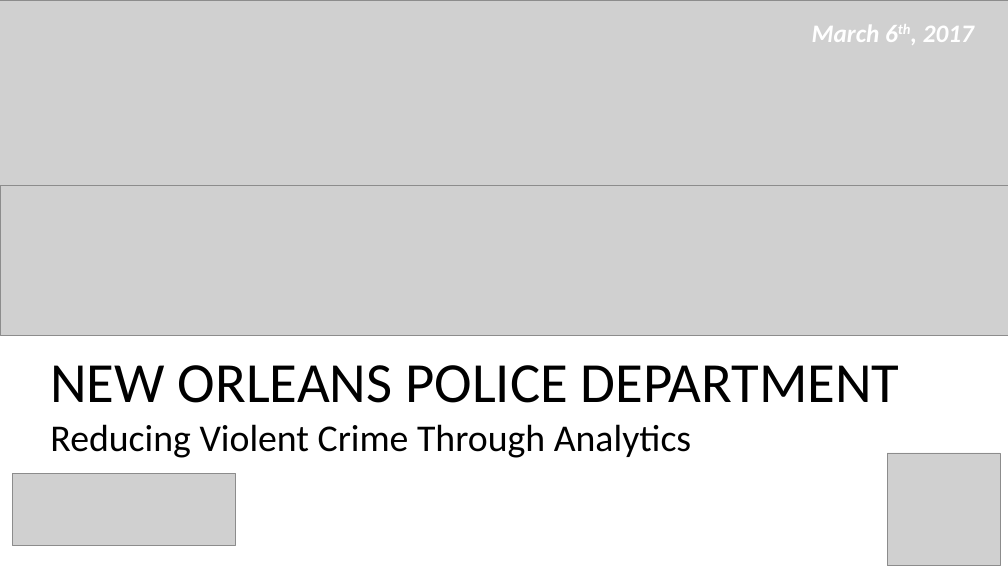
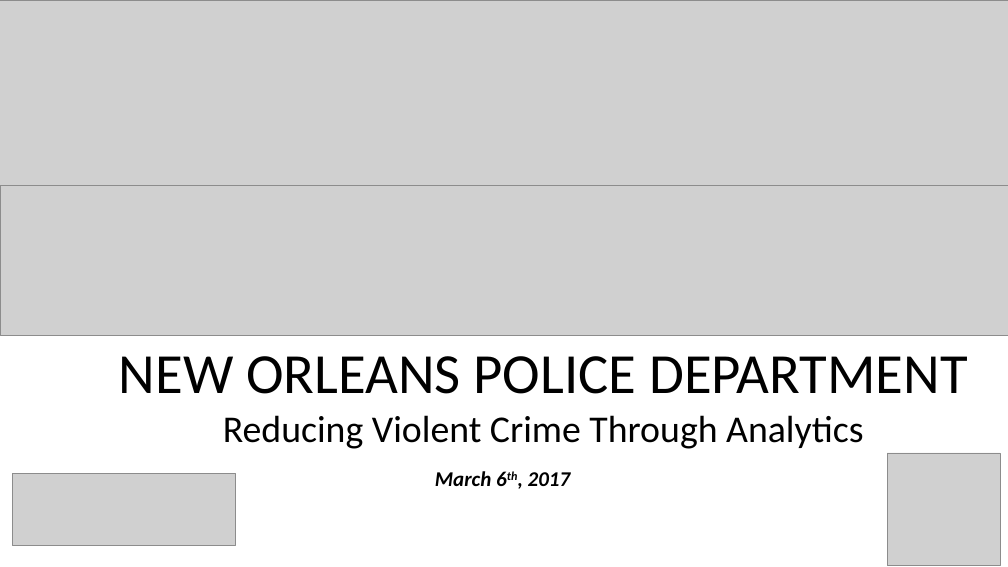
Before and after one commit to nikhilba/NOLA, a slide deck: slide 1 of Presentation/NOLA_Midterm_Presentation_v1.2.pptx. Drawn at 1008x567 pixels with LibreOffice and Linux fonts; fonts in the diff are those of the drawing; grey boxes stand for pictures. Boxes give left, top, right and bottom in pixels: in the first picture for what was removed or moved away, otherwise in the second. Text is boxed around its words. In the diff, an @@ line names an element or a change of style, - is before the commit and + after.

```diff
--- a/Presentation/NOLA_Midterm_Presentation_v1.2.pptx
+++ b/Presentation/NOLA_Midterm_Presentation_v1.2.pptx
@@ text "NEW ORLEANS POLICE DEPARTMENT": place and size @@
-text "NEW ORLEANS POLICE DEPARTMENT" at (50, 365, 900, 458)
+text "NEW ORLEANS POLICE DEPARTMENT" at (119, 356, 968, 449)
@@ text "NEW ORLEANS POLICE DEPARTMENT" at (119, 356, 968, 449): alignment left to centre @@
@@ text "March 6th, 2017": place and size @@
-text "March 6th, 2017" at (812, 25, 974, 42)
+text "March 6th, 2017" at (435, 471, 571, 486)
@@ text "March 6th, 2017" at (435, 471, 571, 486): size 24 to 20 pt, text colour #FFFFFF to #000000 @@
```
Also in this commit, not shown: 10 other slides changed, 4 slides added, 1 slide removed, 4 other files.
